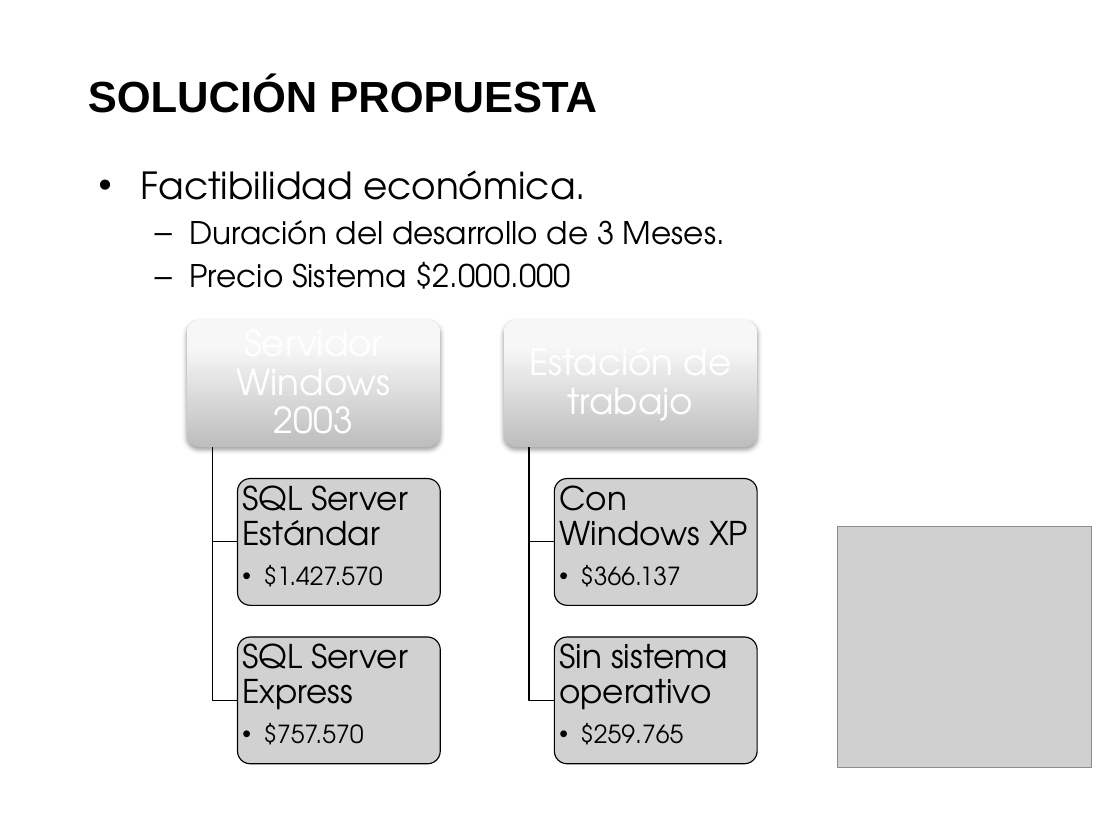
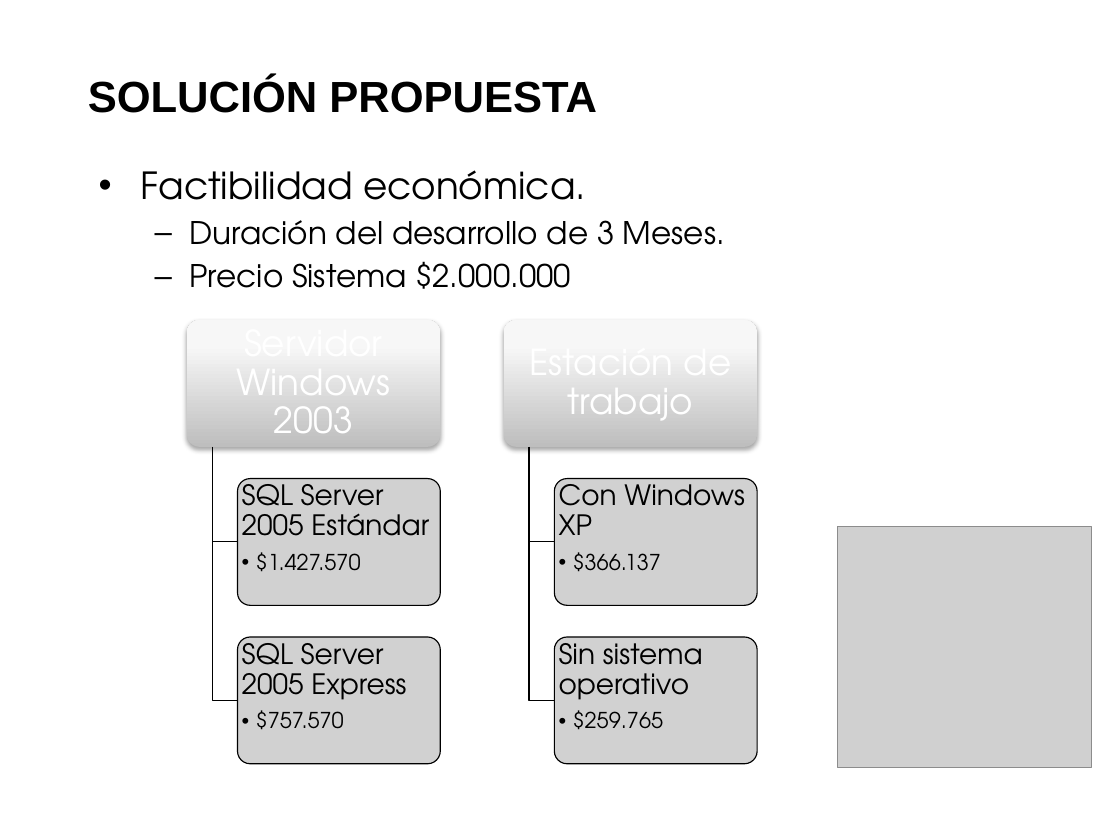
Before and after one commit to saburto/sigset, a slide deck: slide 15 of sigset/documentos/Documentos finales/Presentacion.pptx. Drawn at 1120x840 pixels with LibreOffice and Linux fonts; fonts in the diff are those of the drawing; grey boxes stand for pictures; background and template pictures are left out. Boxes give left, top, right and bottom in pixels: in the first picture for what was removed or moved away, otherwise in the second. Text is boxed around its words. In the diff, an @@ line names an element or a change of style, - is before the commit and + after.

```diff
--- a/sigset/documentos/Documentos finales/Presentacion.pptx
+++ b/sigset/documentos/Documentos finales/Presentacion.pptx
@@ text at [242,476,429,536]: text changed; size 21 to 18 pt @@
-SQL Server Estándar
+SQL Server 2005 Estándar
@@ text "Con Windows XP" at [559,476,745,572]: size 21 to 18 pt in "Con Windows XP"; size 16 to 14 pt in "$366.137"; less space between paragraphs; indent changed @@
@@ text at [256,552,361,572]: size 16 to 14 pt in "$1.427.570"; indent changed @@
@@ text at [242,634,406,700]: text changed; size 21 to 18 pt @@
-SQL Server Express
+SQL Server 2005 Express
@@ text "Sin sistema operativo" at [559,634,703,730]: size 21 to 18 pt in "Sin sistema operativo"; size 16 to 14 pt in "$259.765"; less space between paragraphs; indent changed @@
@@ text at [256,710,344,730]: size 16 to 14 pt in "$757.570"; indent changed @@
```
Also in this commit, not shown: 1 other slide changed.
